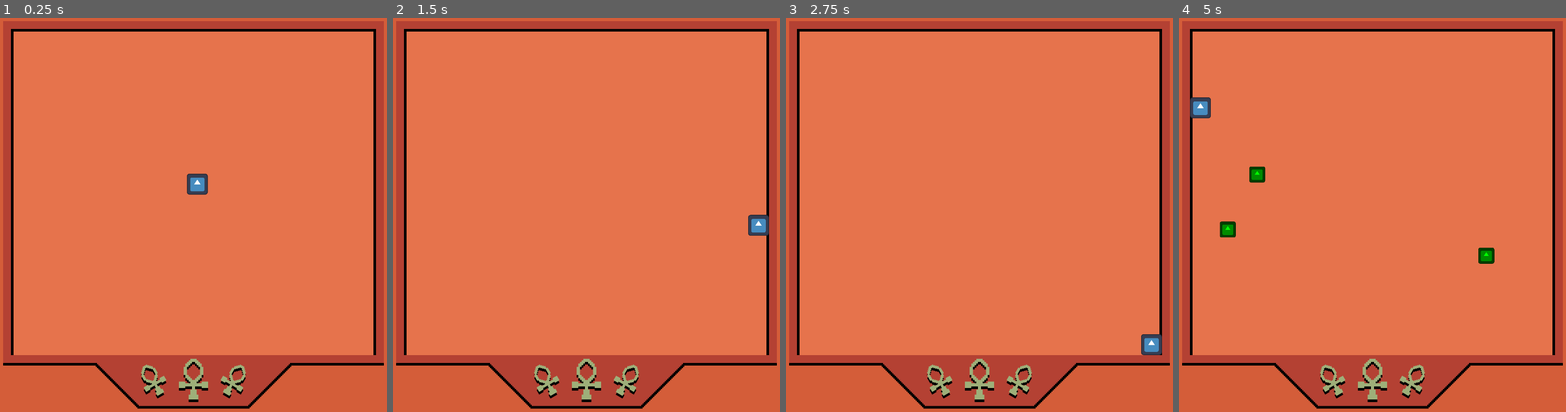
Above: before the commit, frames 1-4 (left to right).
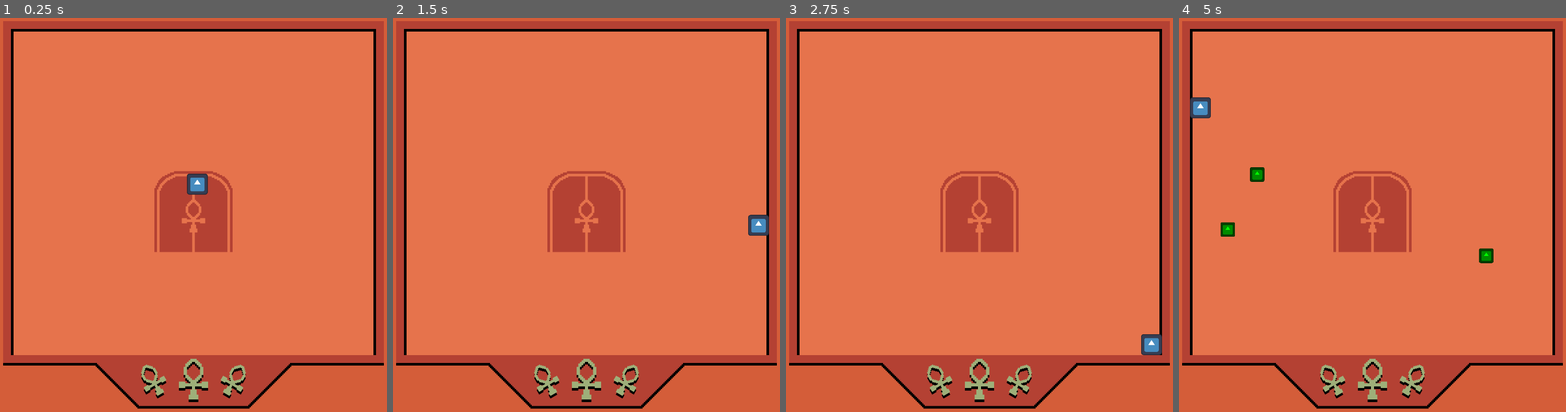
Above: after the commit, the same moments.

Repository: 0ctodice/GMTK-2026
Game: Godot game, scene res://Scene/world.tscn
The game is run twice, just before and just after one commit, with the same random seed, the same clock (stepped at 60 frames per second) and the same inputs. The engine's default icon, where the game draws it, is replaced by a stand-in: a white triangle on a blue panel in a dark square.
Inputs:
- Up to frame 1 (0.25 s): no input
- Up to frame 2 (1.5 s): tap Enter at 0.5 s; hold D (move_right) 0.53-1.28 s; tap Space (dash) at 0.6, 1.25 s; hold S (move_down) from 1.28 s (still down); tap T at 1.35 s
- Up to frame 3 (2.75 s): release S (move_down) at 2.03 s; hold D (move_right) from 2.03 s (still down); tap Space (dash) at 2.1 s
- Up to frame 4 (5 s): tap Enter at 2.75 s; release D (move_right) at 2.78 s; hold W (move_up) 2.78-3.53 s; tap T at 2.85, 4.35 s; hold A (move_left) from 3.53 s (still down); tap Space (dash) at 3.6 s

The runs differ from the first frame. In frame 1, 3.2% of the frame differs, in the area x 39-61%, y 38-60%; in frame 2, 3.5%; in frame 3, 3.5%; in frame 4, 3.6%, in the area x 10-82%, y 37-63%.

Commit message:
door fonctionning, need to connect the door entered to the UI for the level switch

Diff:
--- /dev/null
+++ b/Scene/door.tscn
@@ -0,0 +1,62 @@
+[gd_scene format=3 uid="uid://dk6ehqau60a2a"]
+
+[ext_resource type="Texture2D" uid="uid://cvyy7exxue34" path="res://Asset/door_depth.png" id="1_lmuuw"]
+[ext_resource type="Script" uid="uid://o3vbos186iyl" path="res://Script/door.gd" id="1_xwlx2"]
+[ext_resource type="Texture2D" uid="uid://cahrhjgqb6bx1" path="res://Asset/door.png" id="2_xwlx2"]
+[ext_resource type="Texture2D" uid="uid://dxnpfq51jp74l" path="res://Asset/door_frame.png" id="3_nccli"]
+[ext_resource type="Texture2D" uid="uid://cmmr8wevq4vng" path="res://Asset/door_overflow.png" id="4_vtnyr"]
+[ext_resource type="Texture2D" uid="uid://bs03ybegtjcds" path="res://Asset/smoke.png" id="6_nccli"]
+
+[sub_resource type="RectangleShape2D" id="RectangleShape2D_eae6q"]
+size = Vector2(52, 58)
+
+[sub_resource type="Curve" id="Curve_xwlx2"]
+_data = [Vector2(0, 1), 0.0, 0.0, 0, 0, Vector2(0.49999997, 0), 0.0, 0.0, 0, 0]
+point_count = 2
+
+[node name="Door" type="Area2D" unique_id=1139551913]
+collision_mask = 2
+script = ExtResource("1_xwlx2")
+
+[node name="DoorDepth" type="Sprite2D" parent="." unique_id=365183707]
+texture = ExtResource("1_lmuuw")
+
+[node name="Door" type="Sprite2D" parent="." unique_id=830574294]
+texture = ExtResource("2_xwlx2")
+
+[node name="DoorFrame" type="Sprite2D" parent="." unique_id=1497204493]
+texture = ExtResource("3_nccli")
+
+[node name="DoorOverflow" type="Sprite2D" parent="." unique_id=1665015182]
+position = Vector2(0, -66)
+texture = ExtResource("4_vtnyr")
+
+[node name="CollisionShape2D" type="CollisionShape2D" parent="." unique_id=1177263302]
+shape = SubResource("RectangleShape2D_eae6q")
+disabled = true
+
+[node name="ParticlesLeft" type="CPUParticles2D" parent="." unique_id=557873722]
+position = Vector2(-26, 29)
+emitting = false
+amount = 16
+texture = ExtResource("6_nccli")
+one_shot = true
+randomness = 0.1
+emission_shape = 1
+emission_sphere_radius = 5.0
+gravity = Vector2(-490, 0)
+scale_amount_curve = SubResource("Curve_xwlx2")
+
+[node name="ParticlesRight" type="CPUParticles2D" parent="." unique_id=1318067386]
+position = Vector2(26, 29)
+emitting = false
+amount = 16
+texture = ExtResource("6_nccli")
+one_shot = true
+randomness = 0.1
+emission_shape = 1
+emission_sphere_radius = 5.0
+gravity = Vector2(490, 0)
+scale_amount_curve = SubResource("Curve_xwlx2")
+
+[connection signal="body_entered" from="." to="." method="_on_body_entered"]
--- a/Scene/player.tscn
+++ b/Scene/player.tscn
@@ -2,6 +2,7 @@
 
 [ext_resource type="Texture2D" uid="uid://c62cs0p6r37b0" path="res://icon.svg" id="1_kelma"]
 [ext_resource type="Script" uid="uid://83mdlhkjhvm" path="res://Script/player_movement.gd" id="1_y8w33"]
+[ext_resource type="Texture2D" uid="uid://bs03ybegtjcds" path="res://Asset/smoke.png" id="2_xa75v"]
 
 [sub_resource type="Curve" id="Curve_y8w33"]
 _data = [Vector2(0, 1), 0.0, 0.0, 0, 0, Vector2(1, 0), 0.0, 0.0, 0, 0]
@@ -21,10 +22,9 @@
 
 [node name="CPUParticles2D" type="CPUParticles2D" parent="." unique_id=1034996308]
 amount = 1
+texture = ExtResource("2_xa75v")
 lifetime = 0.25
 gravity = Vector2(0, 0)
-scale_amount_min = 5.0
-scale_amount_max = 5.0
 scale_amount_curve = SubResource("Curve_y8w33")
 
 [node name="Sprite2D" type="Sprite2D" parent="." unique_id=1241029480]
--- a/Scene/world.tscn
+++ b/Scene/world.tscn
@@ -4,6 +4,7 @@
 [ext_resource type="PackedScene" uid="uid://dgil5o3d8ni15" path="res://Scene/player.tscn" id="1_emx41"]
 [ext_resource type="Texture2D" uid="uid://b3hyige6pgfg1" path="res://Asset/level.png" id="1_pcvp0"]
 [ext_resource type="Script" uid="uid://c7ymkkyy8fyu4" path="res://Script/camera_manager.gd" id="3_ejll3"]
+[ext_resource type="PackedScene" uid="uid://dk6ehqau60a2a" path="res://Scene/door.tscn" id="4_ol2hl"]
 [ext_resource type="Script" uid="uid://bfjcvv2v5o2iv" path="res://Script/ui_manager.gd" id="4_scul4"]
 [ext_resource type="PackedScene" uid="uid://bvwmtr2n0bkcm" path="res://Scene/ankh_points.tscn" id="6_37axr"]
 
@@ -49,12 +50,13 @@
 [node name="BottomRight" type="Node2D" parent="LevelManager" unique_id=1426001404]
 position = Vector2(288, 256)
 
+[node name="Door" parent="LevelManager" unique_id=777700142 instance=ExtResource("4_ol2hl")]
+position = Vector2(160, 160)
+
 [node name="NavigationRegion2D" type="NavigationRegion2D" parent="." unique_id=800454323]
-visible = false
 navigation_polygon = SubResource("NavigationPolygon_pcvp0")
 
 [node name="RigidBody2D" type="StaticBody2D" parent="." unique_id=901506894]
-visible = false
 
 [node name="CollisionPolygon2D" type="CollisionPolygon2D" parent="RigidBody2D" unique_id=225221042]
 position = Vector2(0, 6)
--- a/Script/camera_manager.gd
+++ b/Script/camera_manager.gd
@@ -8,7 +8,7 @@
 # Called when the node enters the scene tree for the first time.
 func _ready():
 	EventBus.took_damage.connect(shake)
-
+	EventBus.screen_shake.connect(shake)
 
 func shake():
 	var base_offset: Vector2 = offset
--- /dev/null
+++ b/Script/door.gd
@@ -0,0 +1,32 @@
+extends Area2D
+
+@onready var collision_shape: CollisionShape2D = $CollisionShape2D
+@onready var door: Sprite2D = $Door
+@onready var particles_left: CPUParticles2D = $ParticlesLeft
+@onready var particles_right: CPUParticles2D = $ParticlesRight
+
+var tween: Tween
+
+# Called when the node enters the scene tree for the first time.
+func _ready():
+	EventBus.level_finished.connect(open_door)
+	EventBus.new_level.connect(close_door)
+
+func open_door():
+	EventBus.screen_shake.emit()
+	if tween: tween.kill()
+
+	particles_left.emitting = true
+	particles_right.emitting = true
+
+	tween = create_tween()
+	tween.tween_property(door, "position", door.position, 1)
+	tween.tween_property(door, "position", door.position + Vector2.UP * 62, 1)
+	tween.finished.connect(func(): collision_shape.disabled = false)
+
+func close_door(_level_index: int):
+	collision_shape.set_deferred("disabled", true)
+	door.set_deferred("position", door.position + Vector2.DOWN * 62)
+
+func _on_body_entered(_body: Node2D):
+	EventBus.door_entered.emit.call_deferred()
--- a/Script/event_bus.gd
+++ b/Script/event_bus.gd
@@ -1,13 +1,16 @@
 extends Node
 
 signal took_damage
+signal screen_shake
 
 signal enemies_spawned(enemie_number)
-signal enemy_died()
+signal enemy_died
 
 signal player_died
 signal player_revived
 signal game_over
 
+signal level_finished
+signal door_entered
 signal new_level(level_index)
 signal game_finished
--- a/Script/level_manager.gd
+++ b/Script/level_manager.gd
@@ -14,16 +14,18 @@
 var can_spawn: bool = true
 var finished_spawning: bool = false
 
-var current_level: int = 0
-
-
 # Called when the node enters the scene tree for the first time.
 func _ready():
 	spawn_timer.timeout.connect(_create_spawners)
 	set_level()
+	spawn_timer.start(randf_range(1, 5))
 	EventBus.player_died.connect(func(): can_spawn = false)
 	EventBus.enemies_spawned.connect(func(new_enemies): total_enemies_alive += new_enemies)
 	EventBus.enemy_died.connect(_on_enemy_died)
+	EventBus.new_level.connect(func(level_index):
+		if level_index < 12:
+			spawn_timer.start(randf_range(1, 5))
+	)
 
 func _create_spawners():
 	spawn_timer.stop()
@@ -54,18 +56,10 @@
 func _on_enemy_died():
 	total_enemies_alive -= 1
 	if total_enemies_alive == 0 and finished_spawning:
-		if current_level < 12:
-			set_level()
-		else:
-			EventBus.game_finished.emit()
+		set_level()
+		EventBus.level_finished.emit()
 
 func set_level():
-	current_level += 1
 	total_spawners = 0
 	finished_spawning = false
 	max_spawners_number = randi_range(5, 12)
-	EventBus.new_level.emit(current_level)
-	if current_level == 1:
-		spawn_timer.start(randf_range(1, 5))
-	else:
-		spawn_timer.start(randf_range(1, 5))
Binary file added: Asset/door.png
Not shown, added: Asset/door.png.import
Binary file added: Asset/door_depth.png
Not shown, added: Asset/door_depth.png.import
Binary file added: Asset/door_frame.png
Not shown, added: Asset/door_frame.png.import
Binary file added: Asset/door_overflow.png
Not shown, added: Asset/door_overflow.png.import
Binary file added: Asset/smoke.png
Not shown, added: Asset/smoke.png.import
Not shown, added: Script/door.gd.uid
